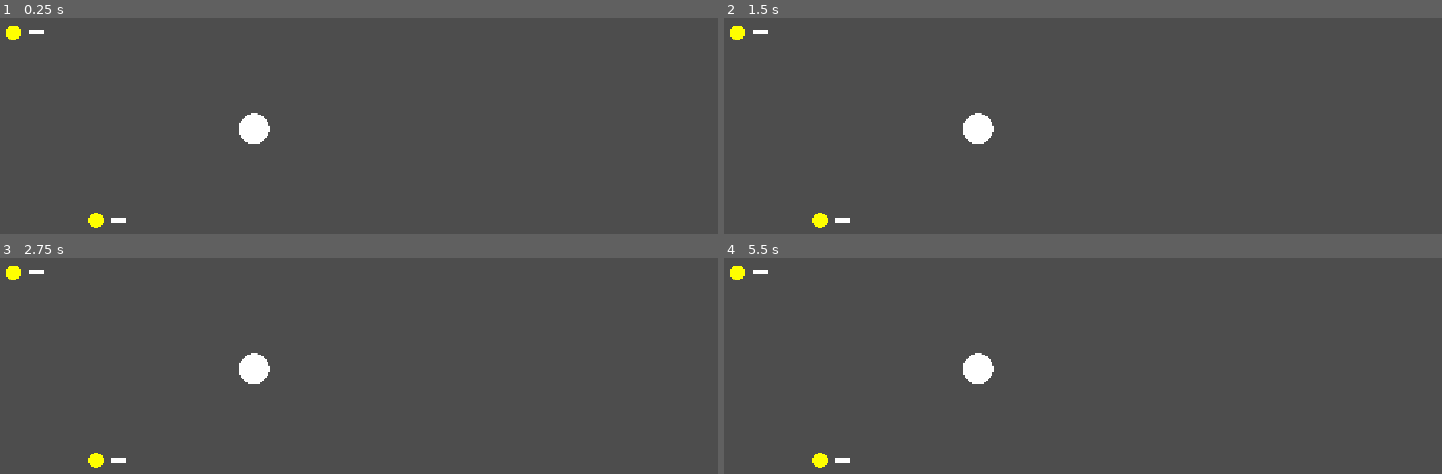
Above: before the commit, frames 1-4 (two rows, left to right).
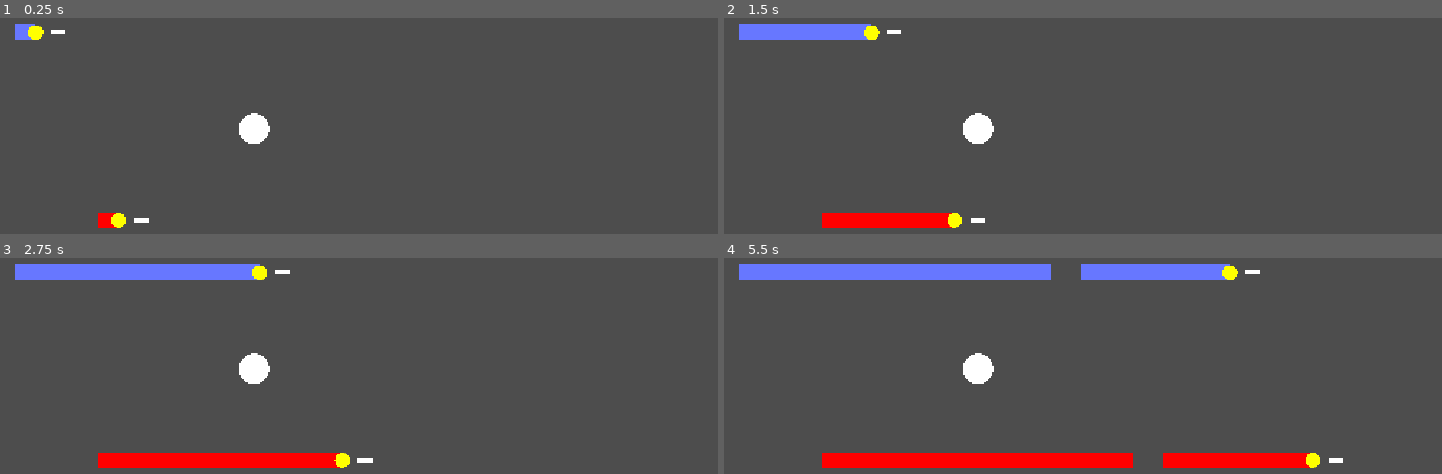
Above: after the commit, the same moments.

Repository: Alebereto/achtung-godot
Game: Godot game, scene res://scenes/game/game.tscn
Same seed, same stepped clock (60 frames per second), same inputs: the game is played once before the commit and once after it.
Inputs:
- Up to frame 1 (0.25 s): no input
- Up to frame 2 (1.5 s): no input
- Up to frame 3 (2.75 s): no input
- Up to frame 4 (5.5 s): no input

The runs differ from the first frame. In frame 1, 0.8% of the frame differs, in the area x 0-21%, y 2-98%; in frame 2, 3.0%; in frame 3, 5.2%; in frame 4, 9.6%, in the area x 0-87%, y 2-98%.
Error before the commit: Parse Error: Could not find type "PLAYER_FORMS" under base "res://globals.gd". (res://objects/player/player.gd:53)

Commit message:
Add more functionality to player

Diff:
--- a/objects/player/player.gd
+++ b/objects/player/player.gd
@@ -1,84 +1,135 @@
 class_name Player extends Node2D
 
-signal crashed
+signal crashed(crasher_id: int, obstacle_id: int, is_player: bool)
+
+
+# Player settings used for editor only
+@export_group("Player Settings")
+@export_color_no_alpha var _edit_trail_color: Color = Color.RED
+@export_range(0.0, 5000.0) var _edit_default_speed: float = 1500.0
+@export_range(1.0, 1000.0) var _edit_default_width: float = 256.0
+@export_range(0.0, 10.0) var _edit_default_turn: float = 2.5
+@export var _edit_default_form: PLAYER_FORMS = PLAYER_FORMS.NORMAL
+@export_group("")
+
+class Settings:
+	const HOLE_DELAY := 3.5
+	const HOLE_LENGTH := 500.0
+
+	var name: String = "P"
+	var trail_color: Color = Color.RED
+	var default_head_color: Color = Color.YELLOW
+	var reverse_color: Color = Color.BLUE
+
+	var default_speed: float = 1000.0
+	var default_width: float = 256.0
+	var default_turn_sharpness: float = 2.0
+	var default_player_from: PLAYER_FORMS = PLAYER_FORMS.NORMAL
+
+enum PLAYER_FORMS{NORMAL, SQUARE}
 
 @onready var _head_root: Node2D = $HeadRoot
 @onready var _head: Area2D = $HeadRoot/Head
+@onready var _head_sprite: Sprite2D = $HeadRoot/Head/HeadSprite
 @onready var _trail_collisions: Area2D = $TrailRoot/TrailCollisions
 @onready var _trail_lines_root: Node2D = $TrailRoot/Lines
+
+const CIRCLE_TEXTURE = preload("res://assets/sprites/player/circle.png")
+const SQUARE_TEXTURE = preload("res://assets/sprites/player/square.png")
+
+const SAFE_SELF_PERIOD = 0.1
+const SPRITE_WIDTH = 256.0
 
 # inputs
 var _left_pressed: bool = false
 var _right_pressed: bool = false
 
+
 # Player info
-@export var _player_id: int = 1
-@export var trail_color: Color = Color.RED
-
-var _body_color: Color = Color.YELLOW
-
+# ===========
+@export var player_id: int = 1
+var player_settings: Settings = null
+
+# time player has been alive
 var _time_alive: float = 0
+# timestamp where player should be invincible right after
 var _grace_period_stamp: float = -100.0
+
 
 # Player status
 # =============
 
+# speed of player (pixels/s)
+var _speed: float
+# width of player (in pixels)
+var _width: float
+# how fast the player turns (radians/s)
+var _turn_sharpness: float
+
+# current form of the player
+var _current_form: PLAYER_FORMS = PLAYER_FORMS.NORMAL
 # true if player is alive
 var _alive: bool = true
 # true if player leaves a trail
 var _leaves_trail: bool = true
-# speed of player
-@export var _speed: float = 40.0
-# width of player
-@export var _width: float = 256
-# how fast the player turns
-@export_range(0.1, 10.0) var _turn_sharpness: float = 2.0
 # true if controls are reversed
 var _reversed: bool = false
 # true if player is invincible
 var _invincible: bool = false
+# true if player cannot move
+var _frozen: bool = false
 
 # current position of the head
-var _head_position: Vector2:
+var head_position: Vector2:
 	get:
 		return _head_root.position
 	set(value):
 		_head_root.position = value
 # current angle of the head
-var _head_angle: float:
+var head_angle: float:
 	get:
 		return _head.rotation
 	set(value):
 		_head.rotation = value
-@export var _current_form: Globals.PLAYER_FORMS = Globals.PLAYER_FORMS.NORMAL
 
 # Variables used for trails
 # =========================
-const HOLE_DELAY := 4.0
-const HOLE_LENGTH := 300.0
 var _current_line: Line2D = null
-var _next_hole_delay: float = 0
+var _next_hole_delay: float = 100.0
 var _current_hole_length: float = 0
 
 
 func _ready() -> void:
-	_head.area_shape_entered.connect(_on_crash)
+	_trail_collisions.set_meta("id", player_id)
+	_head.set_meta("id", player_id)
+	_head.area_shape_entered.connect(_on_collision)
+
+	if not player_settings:
+		player_settings = Settings.new()
+		player_settings.trail_color = _edit_trail_color
+		player_settings.default_speed = _edit_default_speed
+		player_settings.default_width = _edit_default_width
+		player_settings.default_turn_sharpness = _edit_default_turn
+		player_settings.default_player_from = _edit_default_form
+		# TODO: add editor values for funzies
+
+	set_default_values()
 
 func _process(delta: float) -> void:
 	if _alive:
 		_time_alive += delta
 		_get_inputs()
-		var movement_vec = _move(delta)
-		_draw_line(delta, movement_vec)
-
-# func _physics_process(_delta: float) -> void:
-# 	return
+		if not _frozen:
+			var movement_vec = _move(delta)
+			if _leaves_trail: _leave_trail(delta, movement_vec)
+
+
 
 ## Moves player according to delta time,
 ## returns Vector2 of the movement relative to previous position
 func _move(delta: float) -> Vector2:
 	# If normal mode then turn
-	if _current_form == Globals.PLAYER_FORMS.NORMAL:
+	if _current_form == PLAYER_FORMS.NORMAL:
 		# Get current turning direction from input
 		var turn_direction = (-1 if _left_pressed else 0) + (1 if _right_pressed else 0)
 		if _reversed: turn_direction *= -1
@@ -86,72 +137,203 @@
 		_turn_head(turn_direction, delta)
 
 	# Move forward
-	var movement_vector: Vector2 = Vector2.from_angle(_head_angle) * _speed
-	_head_position += movement_vector
+	var movement_vector: Vector2 = Vector2.from_angle(head_angle) * _speed * delta
+	head_position += movement_vector
 	return movement_vector
 
 
 func _turn_head(turn_direction: int, delta: float) -> void:
 	# Set new angle
-	_head_angle = Globals.clamp_angle(_head_angle + turn_direction * _turn_sharpness * delta)
+	head_angle = Globals.clamp_angle(head_angle + turn_direction * _turn_sharpness * delta)
 
 ## Turn head by 90 degrees to given directoin
 func _turn_head_sharp(turn_direction: int) -> void:
-	_head_angle = Globals.clamp_angle(_head_angle + 0.5*PI * turn_direction)
-
-
-## Draws line after movement
-func _draw_line(_delta: float, movement_vec: Vector2) -> void:
+	head_angle = Globals.clamp_angle(head_angle + 0.5*PI * turn_direction)
+	_start_line(true)
+
+## Start a new visual trail.
+## if `update = true` just update current line.
+func _start_line(update: bool = false) -> void:
+	if not _current_line and update: return
+
+	var newline := Line2D.new()
+	newline.default_color = player_settings.trail_color
+	newline.add_point(head_position + _get_point_offset())
+	newline.width = _width
+
+	_current_line = newline
+	_trail_lines_root.add_child(_current_line)
+
+# Sets a new delay for next hole
+func _new_hole_delay() -> void:
+	#TODO: make delay random
+	_next_hole_delay = player_settings.HOLE_DELAY
+	_current_hole_length = 0.0
+
+## Updates line after movement
+func _leave_trail(delta: float, movement_vec: Vector2) -> void:
 	var dis = movement_vec.length()
-	if _leaves_trail:
+
+	# update hole progress
+	var during_hole: bool = false
+	_next_hole_delay -= delta
+	if _next_hole_delay <= 0:
+		during_hole = true
+		_current_hole_length += dis
+		if _current_hole_length >= player_settings.HOLE_LENGTH:
+			_new_hole_delay()
+			during_hole = false
+
+	# place trail if not during a hole
+	if not during_hole:
 		if _current_line:
+			var point_offset: Vector2 = _get_point_offset()
 			# Add point to current line
-			_current_line.add_point(_head_position)
-			# Add collision segment
+			_current_line.add_point(head_position + point_offset)
+
+			# create collision segment
 			var rectangle_shape = RectangleShape2D.new()
 			rectangle_shape.size = Vector2(dis, _width)
 			var collision_segment = CollisionShape2D.new()
 			collision_segment.shape = rectangle_shape
-			collision_segment.position = _head_position - (movement_vec/2.0)
-			collision_segment.rotation = _head_angle
-			# record current time
-			collision_segment.set_meta("time", _time_alive)
-
+			collision_segment.rotation = head_angle
+			collision_segment.position = head_position - (movement_vec/2.0) + point_offset
+			collision_segment.set_meta("time", _time_alive) # record current time
+
+			# add collision segment to segment root
 			_trail_collisions.add_child(collision_segment)
 		else:
-			_start_line(_width)
-
-func _start_line(width: float) -> void:
-	var newline := Line2D.new()
-	newline.default_color = trail_color
-	newline.add_point(_head_position)
-	newline.width = width
-
-	_current_line = newline
-	_trail_lines_root.add_child(_current_line)
-
+			_start_line()
+	else:
+		_current_line = null
+
+func _is_during_hole() -> bool:
+	return _next_hole_delay <= 0
+
+## Get offset of where line points should be added from head position
+func _get_point_offset() -> Vector2:
+	var point_offset: Vector2
+	match _current_form:
+		PLAYER_FORMS.SQUARE:
+			point_offset = -(Vector2.from_angle(head_angle) * (_width/2.0))
+		_:
+			point_offset = Vector2.ZERO
+	return point_offset
+
+
+func _trail_on() -> void:
+	_new_hole_delay()
+	_leaves_trail = true
+
+func _trail_off() -> void:
+	_leaves_trail = false
+	_current_line = null
+
+
+# Public functions
+# ================
+
+## Return player to default state
+func set_default_values() -> void:
+	_time_alive = 0.0
+	_grace_period_stamp = -100.0
+
+	set_width(player_settings.default_width)
+	_speed = player_settings.default_speed
+	_turn_sharpness = player_settings.default_turn_sharpness
+	_alive = true
+	_frozen = false
+	_reversed = false
+	_invincible = false
+	set_form(player_settings.default_player_from)
+	_new_hole_delay()
+	_trail_on()
+
+## Deletes all of the player's trail
+func delete_trail() -> void:
+	_current_line = null
+	_start_line(true)
+	#TODO: correctly (if currently placing trail, start new line)
+	for collision in _trail_collisions:
+		collision.queue_free()
+	for line in _trail_lines_root:
+		line.queue_free()
+
+## Kills player
+func die() -> void:
+	_alive = false
+
+## Sets player's width
+func set_width(w: float, grace: bool = false) -> void:
+	_width = w
+	_start_line(true) # update current line
+	if grace: _grace_period_stamp = _time_alive
+	#TODO: scale head
+
+## Sets player's speed
+func set_speed(s: float) -> void:
+	_speed = s
+
+func set_form(player_form: PLAYER_FORMS) -> void:
+	_current_form = player_form
+	# Disable all collision shapes
+	_head.find_child("Circle").set_deferred("disabled", true)
+	_head.find_child("Square").set_deferred("disabled", true)
+	# Turn on new form collision and change sprite
+	match player_form:
+		PLAYER_FORMS.NORMAL:
+			_head_sprite.texture = CIRCLE_TEXTURE
+			_head.find_child("Circle").set_deferred("disabled", false)
+		PLAYER_FORMS.SQUARE:
+			_head_sprite.texture = SQUARE_TEXTURE
+			_head.find_child("Square").set_deferred("disabled", false)
+	# update line after change form
+	_start_line(true)
+
+# Signal calls
+# ============
 
 ## Gets called when player head enters the given [Area2D].
-func _on_crash(_area_RID, area: Area2D, area_shape_index: int, _lsi) -> void:
-	if not _invincible:
-		var other_shape: CollisionShape2D = area.shape_owner_get_owner(area.shape_find_owner(area_shape_index))
-		# TODO: check if is a trail and is own trial
-		if _time_alive - other_shape.get_meta("time") > 0.1:
-			_alive = false
-			crashed.emit()
-
+func _on_collision(_area_RID, area: Area2D, area_shape_index: int, _lsi) -> void:
+	if not _alive: return
+
+	# If touched powerup
+	if area is Powerup:
+		area.activate(self)
+	# check if player should die
+	elif not (_invincible or _is_during_hole()):
+		# if is a player or a trail
+		if area.has_meta("id"):
+			var other_id: int = area.get_meta("id")
+			var other_shape: CollisionShape2D = area.shape_owner_get_owner(area.shape_find_owner(area_shape_index))
+			var crashed_on_trail: bool = other_shape.has_meta("time")
+			# if crash should not kill
+			if (other_id == player_id and crashed_on_trail and (
+				(_time_alive - other_shape.get_meta("time") < SAFE_SELF_PERIOD) or
+				(_time_alive - _grace_period_stamp < SAFE_SELF_PERIOD))):
+				return
+			die()
+			crashed.emit(player_id, other_id, not crashed_on_trail)
+		else:
+			die()
+			crashed.emit(player_id, -1, false)
+
+# Player inputs
+# =============
 
 ## Read current inputs
 func _get_inputs() -> void:
-	_left_pressed = Input.is_action_pressed("p%d_left" %_player_id)
-	_right_pressed = Input.is_action_pressed("p%d_right" %_player_id)
+	_left_pressed = Input.is_action_pressed("p%d_left" %player_id)
+	_right_pressed = Input.is_action_pressed("p%d_right" %player_id)
 
 ## Handle inputs
 func _unhandled_input(event: InputEvent) -> void:
-	if _current_form == Globals.PLAYER_FORMS.SQUARE:
+	if not _alive: return
+
+	if _current_form == PLAYER_FORMS.SQUARE:
 		var turn_direction = 0
-		if event.is_action_pressed("p%d_left" %_player_id, false): turn_direction = -1
-		elif event.is_action_pressed("p%d_right" %_player_id, false): turn_direction = 1
+		if event.is_action_pressed("p%d_left" %player_id, false): turn_direction = -1
+		elif event.is_action_pressed("p%d_right" %player_id, false): turn_direction = 1
 		else: return
 
 		if _reversed: turn_direction *= -1
--- a/objects/player/player.tscn
+++ b/objects/player/player.tscn
@@ -17,6 +17,8 @@
 [node name="HeadRoot" type="Node2D" parent="."]
 
 [node name="Head" type="Area2D" parent="HeadRoot"]
+collision_layer = 3
+collision_mask = 7
 input_pickable = false
 
 [node name="Nose" type="Sprite2D" parent="HeadRoot/Head"]
@@ -24,36 +26,28 @@
 scale = Vector2(0.97, 0.275)
 texture = ExtResource("2_jnjyq")
 
+[node name="HeadSprite" type="Sprite2D" parent="HeadRoot/Head"]
+modulate = Color(1, 1, 0, 1)
+z_index = -1
+texture = ExtResource("2_ssrue")
+
 [node name="Circle" type="CollisionShape2D" parent="HeadRoot/Head"]
 z_index = 1
 shape = SubResource("CircleShape2D_ssrue")
 
-[node name="HeadSprite" type="Sprite2D" parent="HeadRoot/Head/Circle"]
-modulate = Color(1, 1, 0, 1)
-z_index = -1
-texture = ExtResource("2_ssrue")
-
 [node name="Square" type="CollisionShape2D" parent="HeadRoot/Head"]
-process_mode = 4
-visible = false
 z_index = 1
 shape = SubResource("RectangleShape2D_ssrue")
 disabled = true
-
-[node name="HeadSprite" type="Sprite2D" parent="HeadRoot/Head/Square"]
-modulate = Color(1, 1, 0, 1)
-z_index = -1
-texture = ExtResource("2_jnjyq")
 
 [node name="TrailRoot" type="Node2D" parent="."]
 z_index = -2
 
 [node name="TrailCollisions" type="Area2D" parent="TrailRoot"]
 z_index = 1
+collision_layer = 3
 collision_mask = 0
 input_pickable = false
 monitoring = false
 
-[node name="CollisionShape2D" type="CollisionShape2D" parent="TrailRoot/TrailCollisions"]
-
 [node name="Lines" type="Node2D" parent="TrailRoot"]
